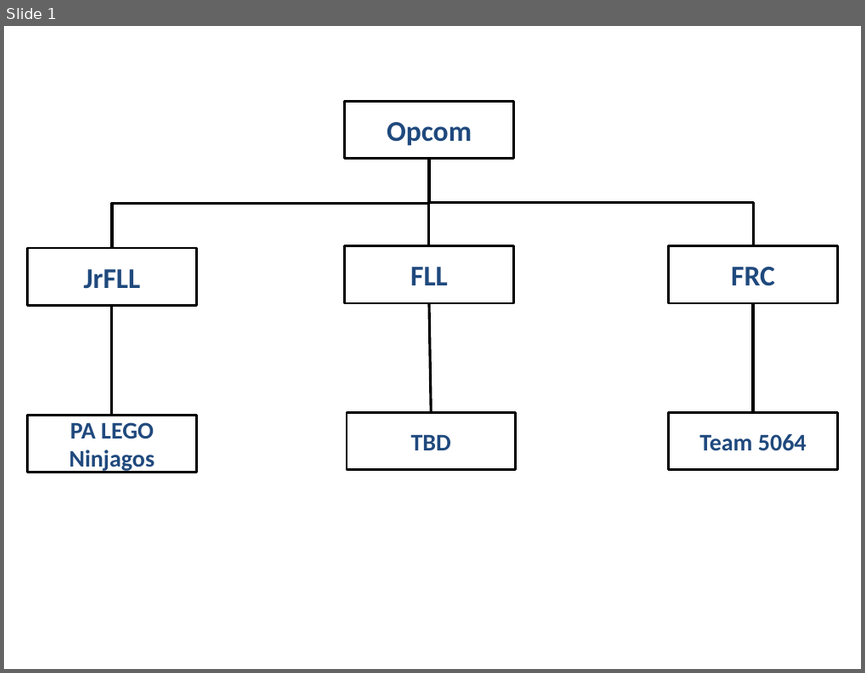
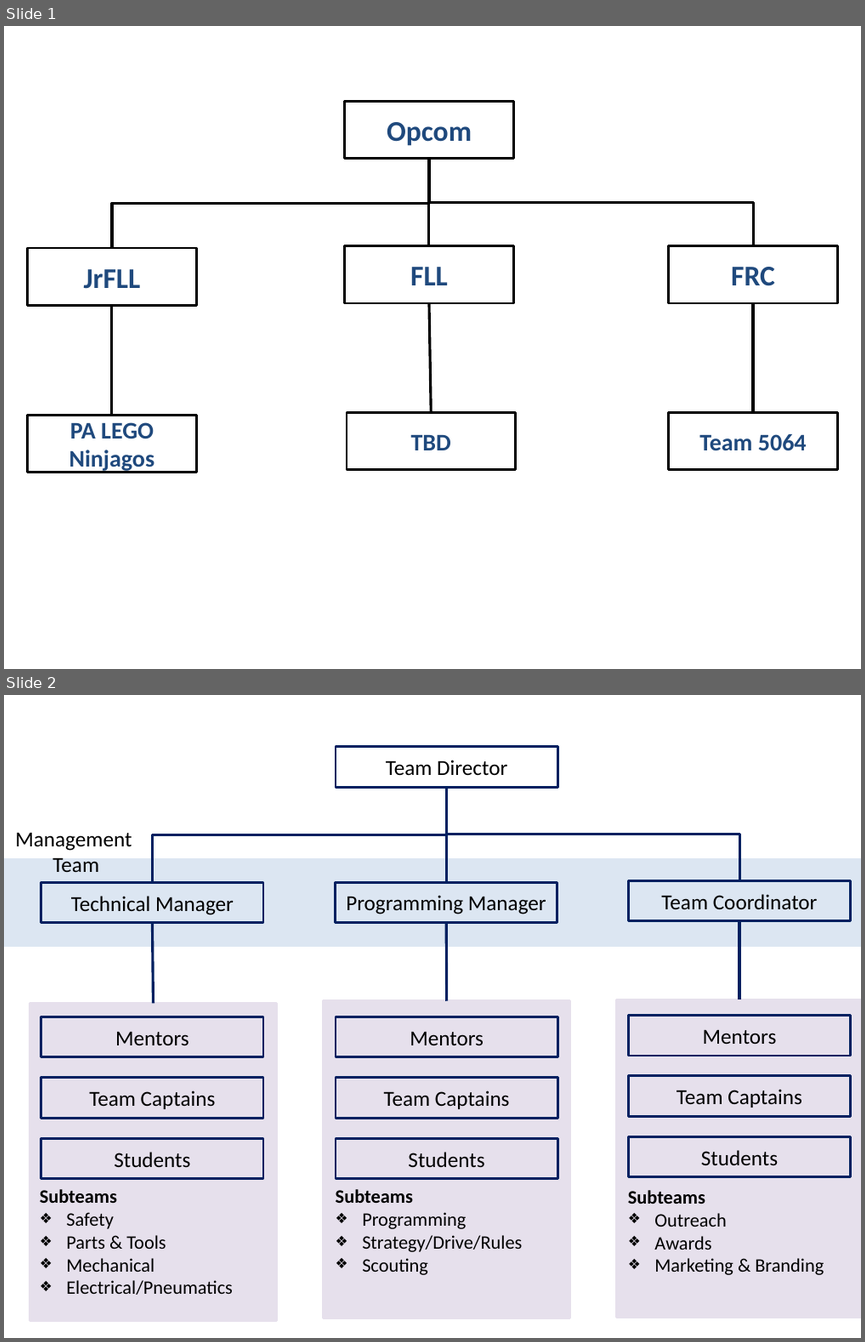
Before and after one commit to Team5064/5064, a slide deck: img/images.pptx. Shown one above the other, each under a label of ours: slide 1 before the commit, slides 1 and 2 after it. The pictures are 865x673 and 865x1342 pixels, drawn with LibreOffice and Linux fonts; fonts in the diff are those of the drawing. Boxes give left, top, right and bottom in pixels: in the first picture for what was removed or moved away, otherwise in the second. Text is boxed around its words. In the diff, an @@ line names an element or a change of style, - is before the commit and + after.

Commit message:
Added organizational structure of team

```diff
--- a/img/images.pptx
+++ b/img/images.pptx
@@ slide 2 added at [4, 695, 861, 1338], background #FFFFFF @@
@@ rectangle added at [336, 746, 557, 787], outline #002060 2 pt, 18 pt, text #000000 @@
+Team Director
@@ elbow line added from (447, 788) to (152, 883), #002060 2.25 pt @@
@@ elbow line added from (447, 788) to (446, 882), #002060 2.25 pt @@
@@ elbow line added from (447, 788) to (739, 881), #002060 2.25 pt @@
@@ text added at [15, 832, 132, 872], 18 pt, text #000000 @@
+Management
+Team
@@ rectangle added at [4, 860, 861, 945], fill #DCE6F2, outline #DCE6F2 2 pt @@
@@ rectangle added at [41, 883, 263, 923], outline #002060 2 pt, 18 pt, text #000000 @@
+Technical Manager
@@ rectangle added at [335, 882, 556, 922], outline #002060 2 pt, 18 pt, text #000000 @@
+Programming Manager
@@ rectangle added at [629, 881, 851, 921], outline #002060 2 pt, 18 pt, text #000000 @@
+Team Coordinator
@@ line added from (152, 923) to (153, 1004), #002060 2.25 pt @@
@@ line added from (446, 923) to (447, 1001), #002060 2.25 pt @@
@@ line added from (739, 921) to (739, 1000), #002060 2.25 pt @@
@@ rectangle added at [616, 1000, 861, 1317], fill #E6E0EC, outline #E6E0EC 2 pt @@
@@ rectangle added at [30, 1004, 276, 1321], fill #E6E0EC, outline #E6E0EC 2 pt @@
@@ rectangle added at [41, 1016, 263, 1056], outline #002060 2 pt, 18 pt, text #000000 @@
+Mentors
@@ rectangle added at [324, 1001, 569, 1318], fill #E6E0EC, outline #E6E0EC 2 pt @@
@@ rectangle added at [336, 1016, 557, 1056], outline #002060 2 pt, 18 pt, text #000000 @@
+Mentors
@@ rectangle added at [629, 1015, 851, 1055], outline #002060 2 pt, 18 pt, text #000000 @@
+Mentors
@@ rectangle added at [629, 1076, 851, 1116], outline #002060 2 pt, 18 pt, text #000000 @@
+Team Captains
@@ rectangle added at [41, 1077, 263, 1117], outline #002060 2 pt, 18 pt, text #000000 @@
+Team Captains
@@ rectangle added at [336, 1077, 557, 1117], outline #002060 2 pt, 18 pt, text #000000 @@
+Team Captains
@@ rectangle added at [41, 1138, 263, 1179], outline #002060 2 pt, 18 pt, text #000000 @@
+Students
@@ rectangle added at [336, 1138, 557, 1179], outline #002060 2 pt, 18 pt, text #000000 @@
+Students
@@ rectangle added at [629, 1136, 851, 1176], outline #002060 2 pt, 18 pt, text #000000 @@
+Students
@@ text added at [40, 1189, 233, 1294], 16 pt, text #000000 @@
+Subteams
+❖ Safety
+❖ Parts & Tools
+❖ Mechanical
+❖ Electrical/Pneumatics
@@ text added at [336, 1189, 522, 1275], 16 pt, text #000000 @@
+Subteams
+❖ Programming
+❖ Strategy/Drive/Rules
+❖ Scouting
@@ text added at [628, 1190, 823, 1275], 16 pt, text #000000 @@
+Subteams
+❖ Outreach
+❖ Awards
+❖ Marketing & Branding
```
Also in this commit, not shown: 3 other files.
